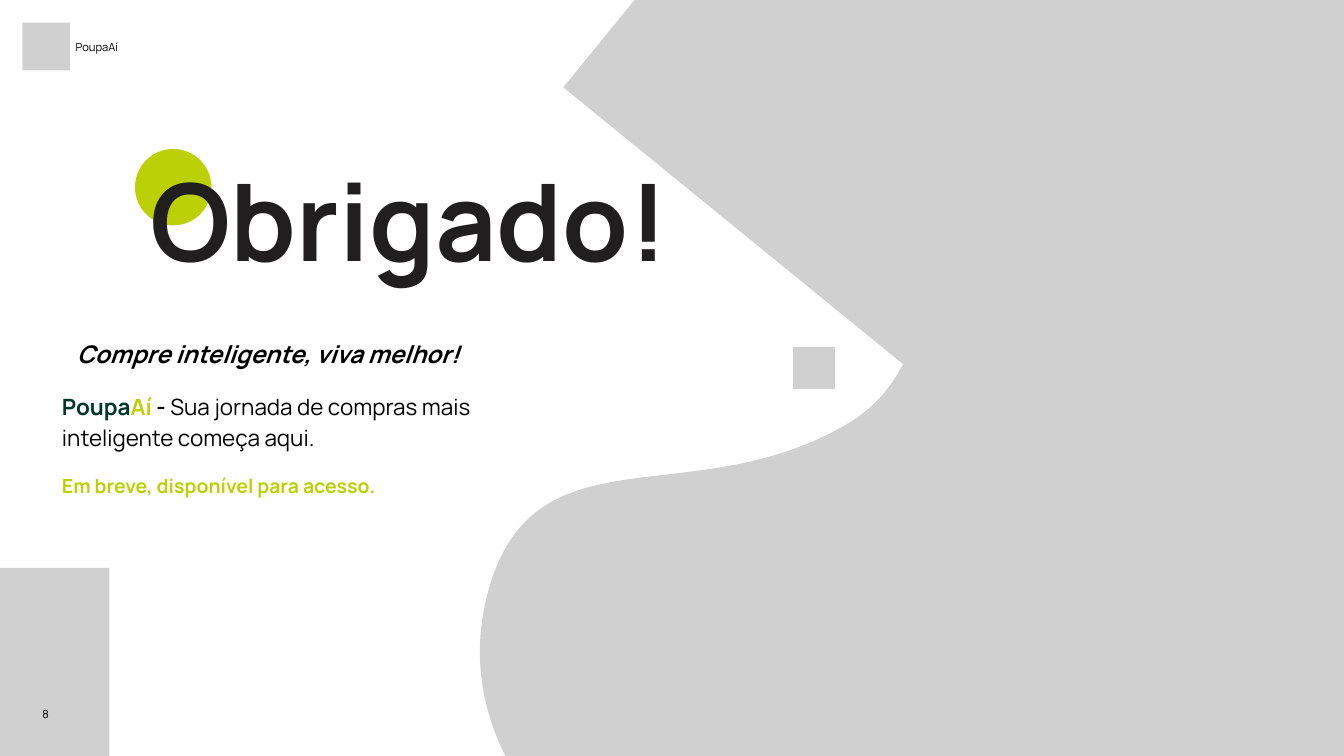
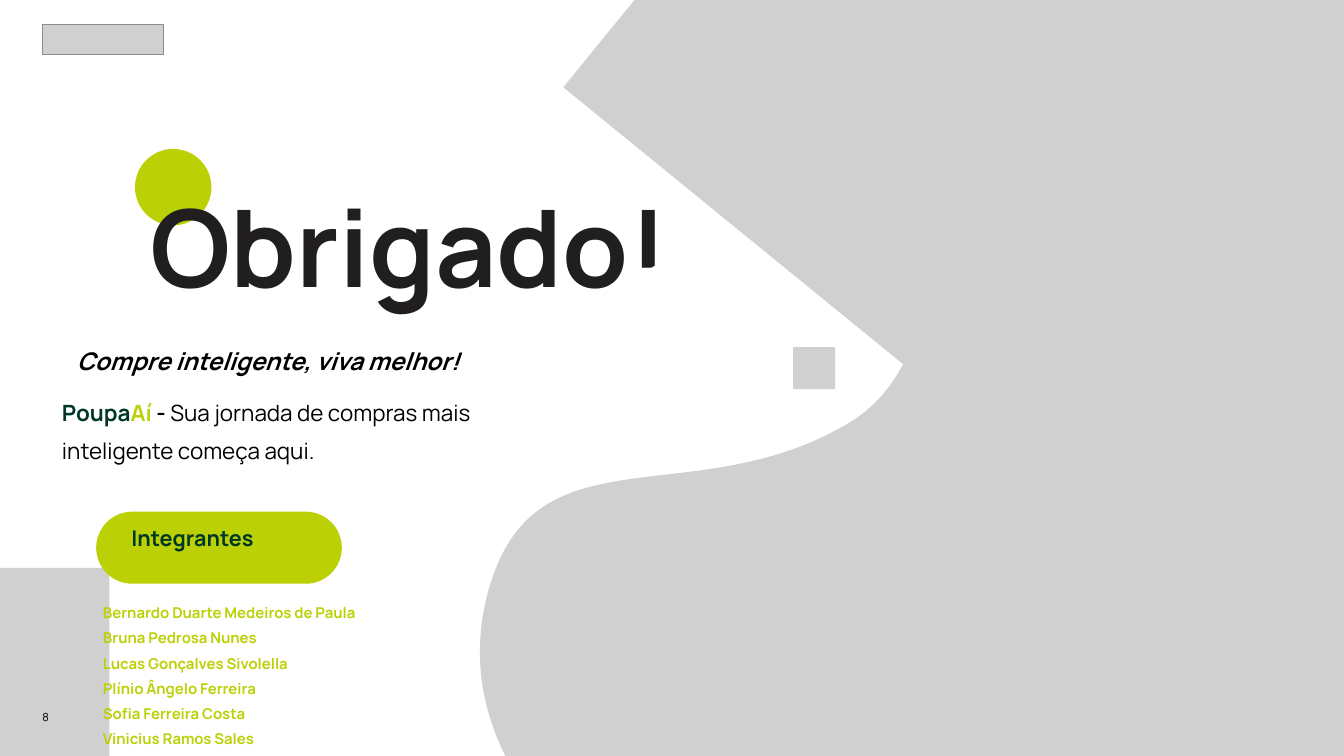
Before and after one commit to lsivolella/PoupaAi, a slide deck: slide 9 of divulgacao/apresentacao/Poupa Aí.pptx (slide 7 before the commit). Drawn at 1344x756 pixels with LibreOffice and Linux fonts; fonts in the diff are those of the drawing; grey boxes stand for pictures. Boxes give left, top, right and bottom in pixels: in the first picture for what was removed or moved away, otherwise in the second. Text is boxed around its words. In the diff, an @@ line names an element or a change of style, - is before the commit and + after.

```diff
--- a/divulgacao/apresentacao/Poupa Aí.pptx
+++ b/divulgacao/apresentacao/Poupa Aí.pptx
@@ picture removed at box(22, 23, 70, 71) @@
@@ picture added at box(42, 25, 163, 55) @@
@@ text removed at box(76, 42, 119, 54) @@
-PoupaAí
@@ text "Obrigado!" at box(150, 187, 667, 315): line spacing 142.3pt to 1.24 @@
@@ text "Compre inteligente, viva melhor!" at box(77, 352, 460, 376): line spacing 36.4pt to 1.4 @@
@@ text "PoupaAí - Sua jornada de ..." at box(62, 403, 470, 465): line spacing 33.6pt to 1.4 @@
@@ text removed at box(62, 477, 375, 498) @@
-Em breve, disponível para acesso.
@@ freeform shape added at box(96, 511, 341, 583), fill #BBD106 @@
@@ text added at box(131, 530, 253, 552), 23.1 pt, text #003728, bold @@
+Integrantes
@@ text added at box(103, 605, 355, 748), 16 pt, text #BBD106, bold @@
+Bernardo Duarte Medeiros de Paula
+Bruna Pedrosa Nunes
+Lucas Gonçalves Sivolella
+Plínio Ângelo Ferreira
+Sofia Ferreira Costa
+Vinicius Ramos Sales
@@ text "8" at box(42, 713, 48, 721): line spacing 16.8pt to 1.4 @@
```
Also in this commit, not shown: 6 other slides changed, 2 slides added, 1 other file.
